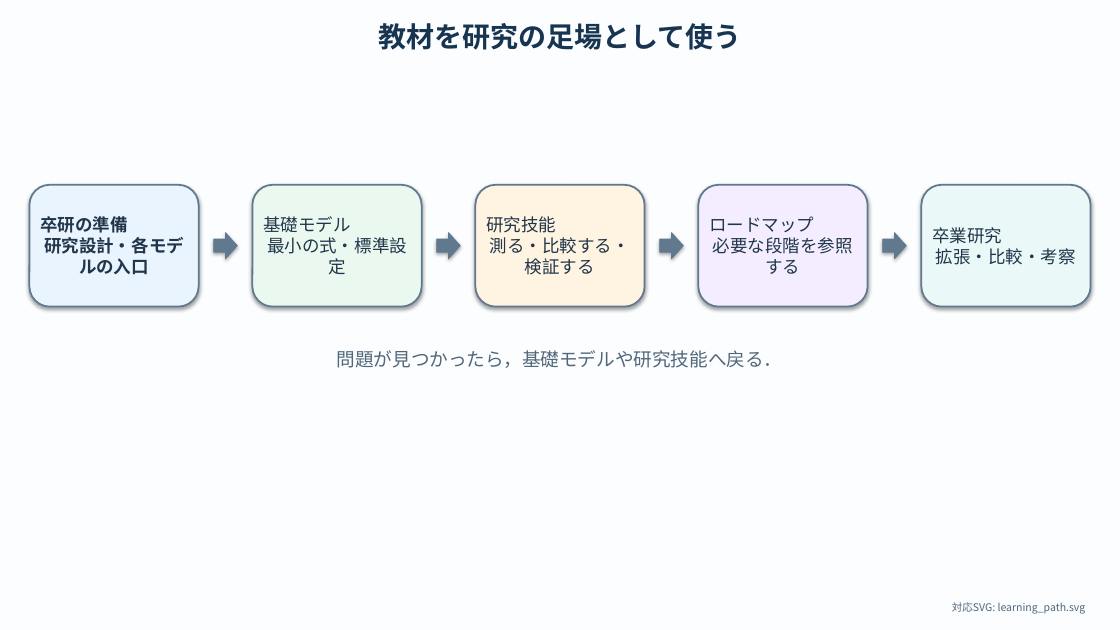
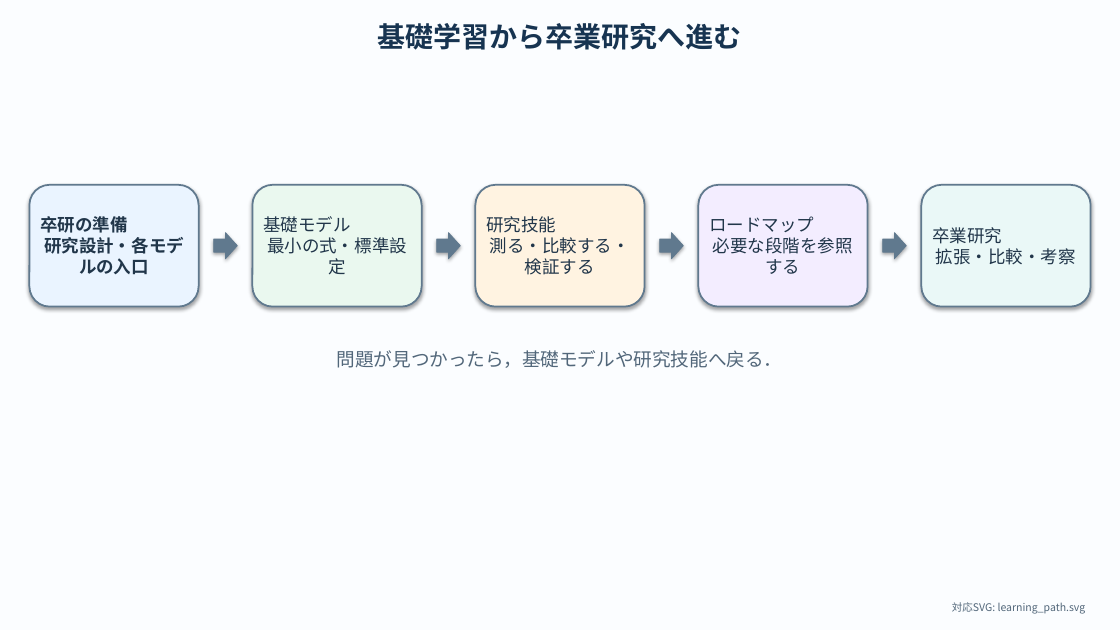
Before and after one commit to k16kgw/Seminar_text, a slide deck: slide 2 of assets/figures/concepts/concept_diagrams_editable.pptx. Drawn at 1120x630 pixels with LibreOffice and Linux fonts; fonts in the diff are those of the drawing. Boxes give left, top, right and bottom in pixels: in the first picture for what was removed or moved away, otherwise in the second. Text is boxed around its words. In the diff, an @@ line names an element or a change of style, - is before the commit and + after.

```diff
--- a/assets/figures/concepts/concept_diagrams_editable.pptx
+++ b/assets/figures/concepts/concept_diagrams_editable.pptx
@@ text at (378,23,742,50): text changed @@
-教材を研究の足場として使う
+基礎学習から卒業研究へ進む
```
Also in this commit, not shown: 20 other files.
